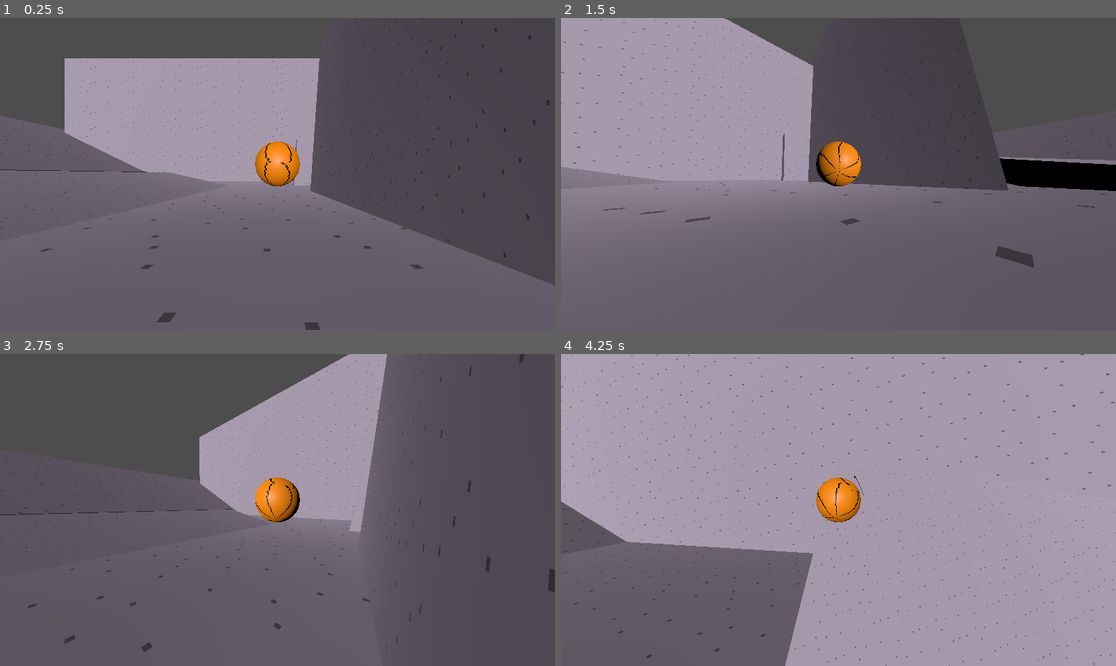
Above: before the commit, frames 1-4 (two rows, left to right).
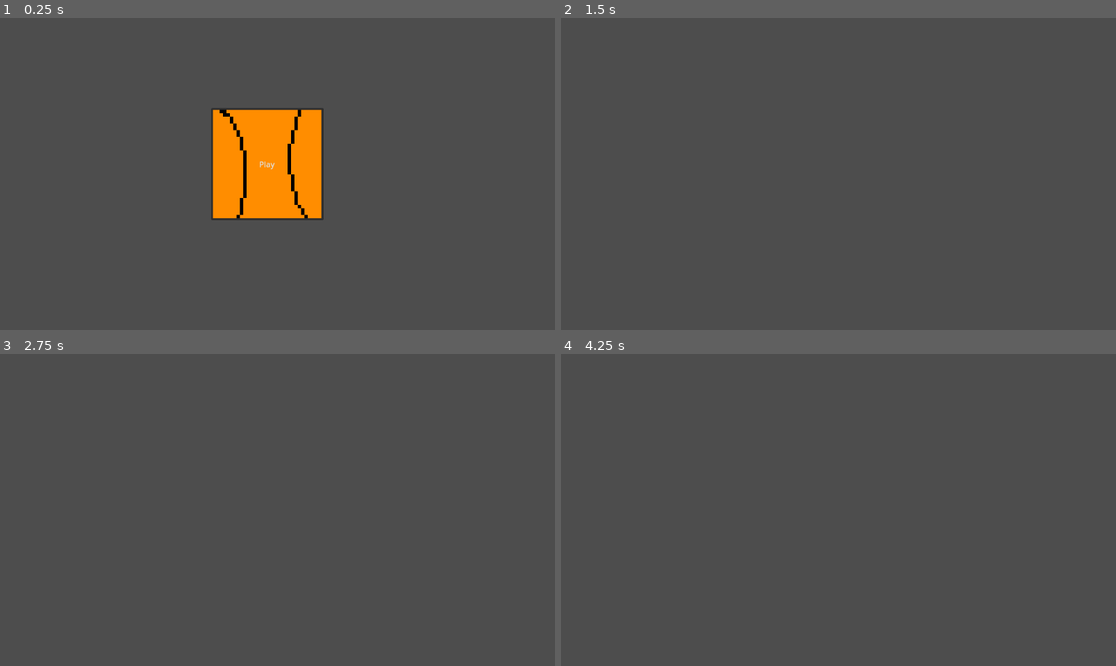
Above: after the commit, the same moments.

Repository: sleepycabbage/Murder-Balls
Game: Godot game, scene res://Main Menu.tscn
Two runs of this game, one before a commit and one after it. Both use one fixed random seed, a clock stepped at 60 frames per second and the inputs below. Before the commit the project starts from res://node_3d.tscn.
Inputs (mouse positions are in pixels of both pictures, inside the frame that each line leads up to):
- Up to frame 1 (0.25 s): no input
- Up to frame 2 (1.5 s): click (827, 164) at 0.5 s, where only the run after the commit has a clickable "Play"; move the mouse to (866, 174) at 1.27 s; hold W (Forward) from 1.28 s (still down)
- Up to frame 3 (2.75 s): keep holding W (Forward); tap Space (Jump) at 1.52, 2.27 s; move the mouse to (249, 510) at 2.02 s
- Up to frame 4 (4.25 s): keep holding W (Forward); move the mouse to (849, 503) at 2.77 s; move the mouse to (832, 516) at 3.52 s; tap Space (Jump) at 3.77 s

The runs differ from the first frame. In frame 1, 56% of the frame differs, in the area x 0-100%, y 0-100%; in frame 2, 58%; in frame 3, 28%; in frame 4, 92%.

Commit message:
huh huh huh huh huh huh huh huh

Diff:
--- /dev/null
+++ b/Main Menu.tscn
@@ -0,0 +1,7 @@
+[gd_scene load_steps=2 format=3 uid="uid://c1vp6mdo5op1t"]
+
+[ext_resource type="PackedScene" uid="uid://7mj5boijctld" path="res://menu.tscn" id="1_kpcda"]
+
+[node name="MainMenu" type="Node3D"]
+
+[node name="menu" parent="." instance=ExtResource("1_kpcda")]
--- a/node_3d.tscn
+++ b/maps/Map 1.tscn
@@ -1,52 +1,48 @@
-[gd_scene load_steps=4 format=3 uid="uid://8mqe118jo4iu"]
+[gd_scene load_steps=3 format=3 uid="uid://8mqe118jo4iu"]
 
-[ext_resource type="PackedScene" uid="uid://4rchtdy7qffx" path="res://Player.tscn" id="2_s0xqx"]
-[ext_resource type="PackedScene" uid="uid://c0ppisg4me6c1" path="res://Terrain Cube.tscn" id="3_2rw6w"]
-[ext_resource type="AudioStream" uid="uid://sx7tii38i446" path="res://3 b side.ogg" id="4_e0u7i"]
+[ext_resource type="PackedScene" uid="uid://c0ppisg4me6c1" path="res://Terrain Cube.tscn" id="1_rhjgj"]
+[ext_resource type="AudioStream" uid="uid://sx7tii38i446" path="res://3 b side.ogg" id="2_np4gp"]
 
-[node name="Node3D" type="Node3D"]
+[node name="map" type="Node3D"]
 
 [node name="DirectionalLight3D" type="DirectionalLight3D" parent="."]
 transform = Transform3D(1, 0, 0, 0, 0.972529, 0.232783, 0, -0.232783, 0.972529, 0, 13.2731, 0)
 
-[node name="Player" parent="." instance=ExtResource("2_s0xqx")]
-transform = Transform3D(1, 0, 0, 0, 1, 0, 0, 0, 1, 0, 3, 0)
+[node name="RigidBody3D" parent="." instance=ExtResource("1_rhjgj")]
 
-[node name="RigidBody3D" parent="." instance=ExtResource("3_2rw6w")]
-
-[node name="RigidBody3D2" parent="." instance=ExtResource("3_2rw6w")]
+[node name="RigidBody3D2" parent="." instance=ExtResource("1_rhjgj")]
 transform = Transform3D(1.10916, 0, 0, 0, 49.5447, 0, 0, 0, -0.0112323, 0, 0.128712, 22.6941)
 
-[node name="RigidBody3D3" parent="." instance=ExtResource("3_2rw6w")]
+[node name="RigidBody3D3" parent="." instance=ExtResource("1_rhjgj")]
 transform = Transform3D(1.23023, 0, 0, 0, 46.6831, 0, 0, 0, 0.000126165, 0, 1.00814, -22.6414)
 
-[node name="RigidBody3D4" parent="." instance=ExtResource("3_2rw6w")]
+[node name="RigidBody3D4" parent="." instance=ExtResource("1_rhjgj")]
 transform = Transform3D(-0.00580756, 44.5299, -0.00492384, -4.25069e-08, 21.719, 0.0100955, -1.10914, -0.233163, 2.57812e-05, 22.6674, 0.128712, -0.101409)
 
-[node name="RigidBody3D5" parent="." instance=ExtResource("3_2rw6w")]
+[node name="RigidBody3D5" parent="." instance=ExtResource("1_rhjgj")]
 transform = Transform3D(-0.00303305, -41.982, 5.51756e-05, -0.0062369, 20.4162, 0.000113458, -1.23021, 0, -7.11243e-07, -22.6674, 1.00814, 0.154166)
 
 [node name="AudioStreamPlayer" type="AudioStreamPlayer" parent="."]
-stream = ExtResource("4_e0u7i")
+stream = ExtResource("2_np4gp")
 autoplay = true
 
-[node name="terrain wall" parent="." instance=ExtResource("3_2rw6w")]
+[node name="terrain wall" parent="." instance=ExtResource("1_rhjgj")]
 transform = Transform3D(0.150346, 0.220391, 0, -0.0339701, 0.975412, 0, 0, 0, 0.372566, -8.19136, 0.5, -4.47131)
 
-[node name="terrain wall2" parent="." instance=ExtResource("3_2rw6w")]
+[node name="terrain wall2" parent="." instance=ExtResource("1_rhjgj")]
 transform = Transform3D(0.152456, -0.14724, 0, 0.0226949, 0.989101, 0, 0, 0, 0.372566, -18.1028, 0.892712, -4.47209)
 
-[node name="terrain wall3" parent="." instance=ExtResource("3_2rw6w")]
+[node name="terrain wall3" parent="." instance=ExtResource("1_rhjgj")]
 transform = Transform3D(0.21467, -1.99868, 0, 0.0319562, 13.4264, 0, 0, 0, 0.0146697, -2.3167, -0.261872, 13.361)
 
-[node name="terrain wall4" parent="." instance=ExtResource("3_2rw6w")]
+[node name="terrain wall4" parent="." instance=ExtResource("1_rhjgj")]
 transform = Transform3D(0.213078, 1.68595, 0.0021111, -0.0383771, 11.8716, 0.00662373, -0.0151441, -6.36282, 0.0129178, 9.18134, -0.261872, -14.3332)
 
-[node name="terrain wall5" parent="." instance=ExtResource("3_2rw6w")]
+[node name="terrain wall5" parent="." instance=ExtResource("1_rhjgj")]
 transform = Transform3D(-0.0156122, 4.2685, 0.0110451, -0.0225034, 39.1281, -0.00135283, -0.152435, -6.21349, -0.000931509, 2.99134, -4.02447, -2.29372)
 
-[node name="terrain wall6" parent="." instance=ExtResource("3_2rw6w")]
+[node name="terrain wall6" parent="." instance=ExtResource("1_rhjgj")]
 transform = Transform3D(0.101295, 0.148488, 0.275312, -0.0255958, 0.984836, -0.0187072, -0.113322, -0.0897138, 0.250318, 20.0727, 0.773446, 0.761298)
 
-[node name="terrain wall7" parent="." instance=ExtResource("3_2rw6w")]
+[node name="terrain wall7" parent="." instance=ExtResource("1_rhjgj")]
 transform = Transform3D(0.102717, -0.0992024, 0.275312, 0.0310278, 0.978242, -0.0187072, -0.110654, 0.182216, 0.250318, 13.3943, 0.619266, 8.0938)
--- /dev/null
+++ b/menu.gd
@@ -0,0 +1,8 @@
+extends Control
+
+var simultaneous_scene = preload("res://maps/Map 1.tscn").instantiate()
+
+func _on_button_pressed():
+	get_tree().change_scene_to_file("res://maps/Map 1.tscn")
+
+	pass # Replace with function body.
--- /dev/null
+++ b/menu.tscn
@@ -0,0 +1,25 @@
+[gd_scene load_steps=3 format=3 uid="uid://7mj5boijctld"]
+
+[ext_resource type="Texture2D" uid="uid://dlhxovx610utk" path="res://phil_body.png" id="1_ecoxf"]
+[ext_resource type="Script" path="res://menu.gd" id="1_uha3x"]
+
+[node name="menu" type="Control"]
+layout_mode = 3
+anchors_preset = 15
+anchor_right = 1.0
+anchor_bottom = 1.0
+grow_horizontal = 2
+grow_vertical = 2
+script = ExtResource("1_uha3x")
+
+[node name="Button" type="Button" parent="."]
+offset_left = 438.0
+offset_top = 187.0
+offset_right = 672.0
+offset_bottom = 420.0
+text = "Play"
+icon = ExtResource("1_ecoxf")
+icon_alignment = 1
+expand_icon = true
+
+[connection signal="pressed" from="Button" to="." method="_on_button_pressed"]
--- a/project.godot
+++ b/project.godot
@@ -11,7 +11,7 @@
 [application]
 
 config/name="Murder Balls"
-run/main_scene="res://node_3d.tscn"
+run/main_scene="res://Main Menu.tscn"
 config/features=PackedStringArray("4.2", "Forward Plus")
 config/icon="res://icon.svg"
 
Empty file added: Button.gd
Not shown, added: Mai14C8.tmp
Not shown, added: Mai3129.tmp
Not shown, added: Mai7DFB.tmp
Not shown, added: MaiE884.tmp
